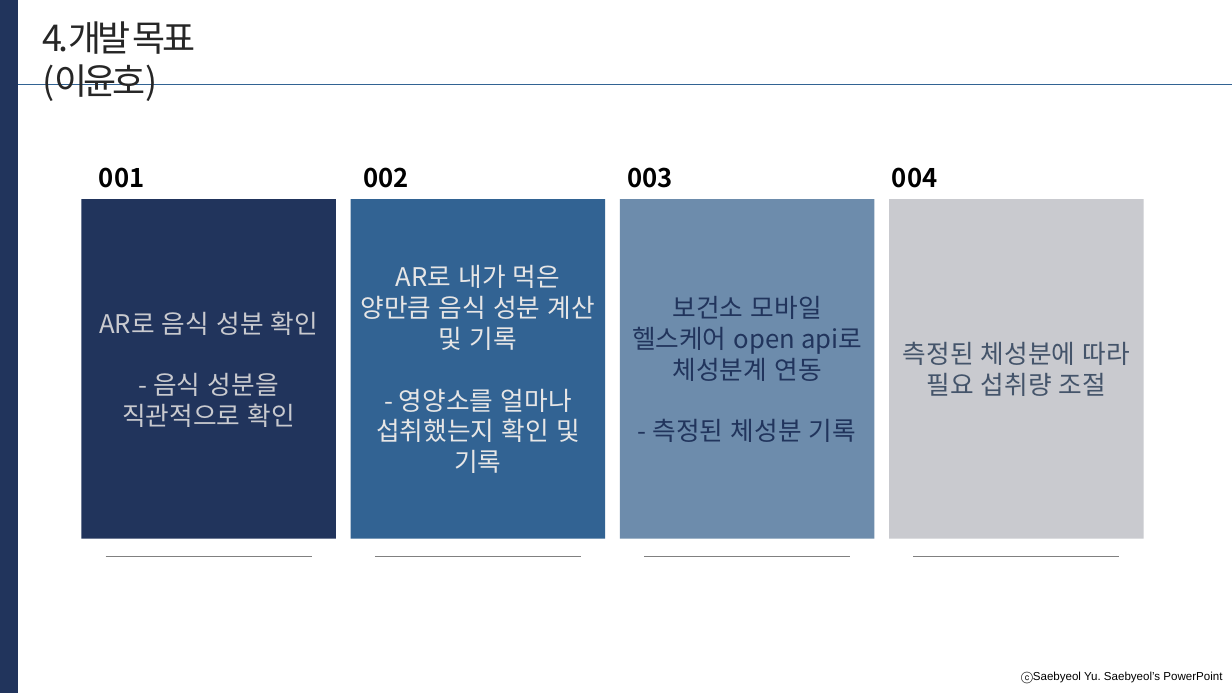
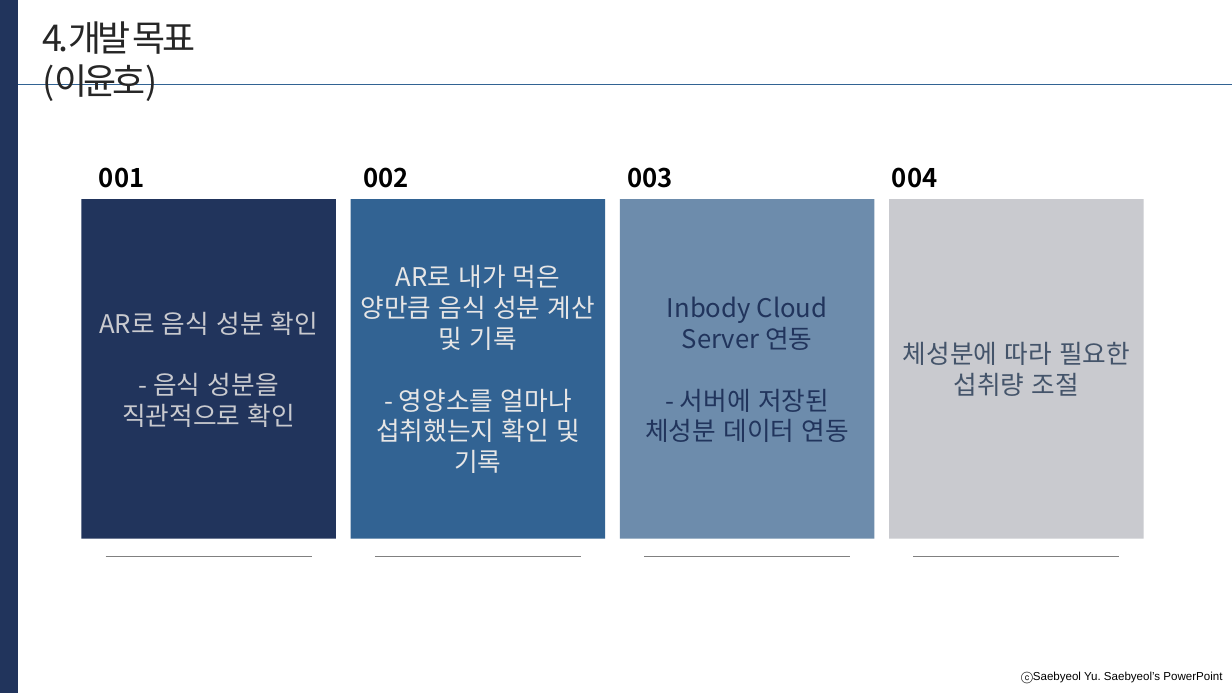
Before and after one commit to developerYHLee/University_Homework, a slide deck: slide 23 of 기말과제.pptx. Drawn at 1232x693 pixels with LibreOffice and Linux fonts; fonts in the diff are those of the drawing. Boxes give left, top, right and bottom in pixels: in the first picture for what was removed or moved away, otherwise in the second. Text is boxed around its words. In the diff, an @@ line names an element or a change of style, - is before the commit and + after.

```diff
--- a/기말과제.pptx
+++ b/기말과제.pptx
@@ text in rectangle at box(645, 297, 849, 442): text changed @@
-보건소 모바일 헬스케어 open api로 체성분계 연동
-- 측정된 체성분 기록
+Inbody Cloud Server 연동
+- 서버에 저장된 체성분 데이터 연동
@@ text in rectangle at box(903, 342, 1130, 396): text changed @@
-측정된 체성분에 따라 필요 섭취량 조절
+체성분에 따라 필요한 섭취량 조절
```
Also in this commit, not shown: 20 other slides changed.
